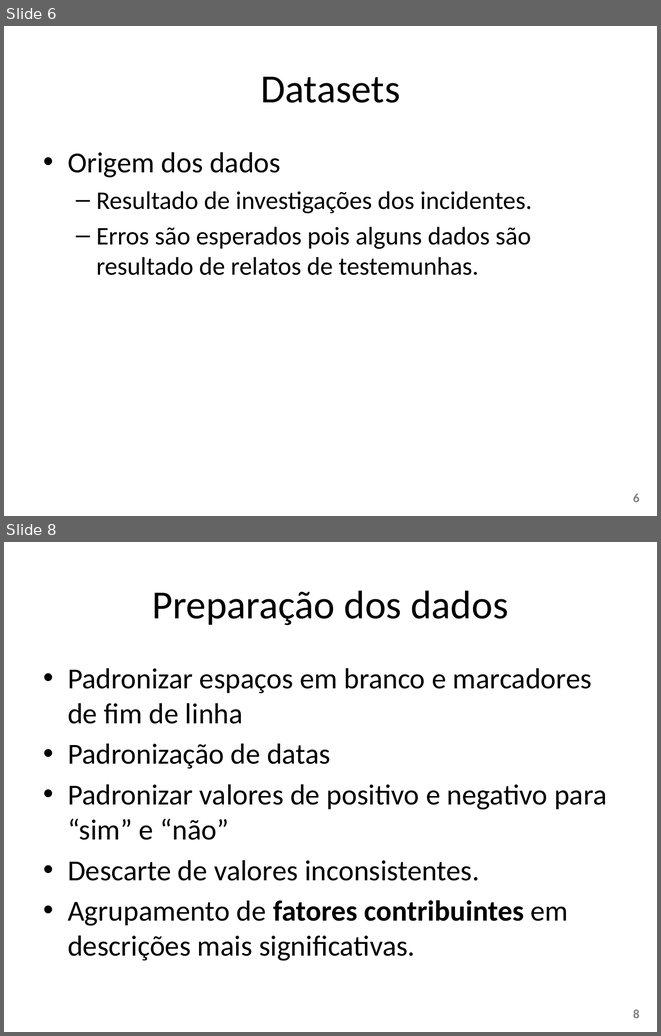
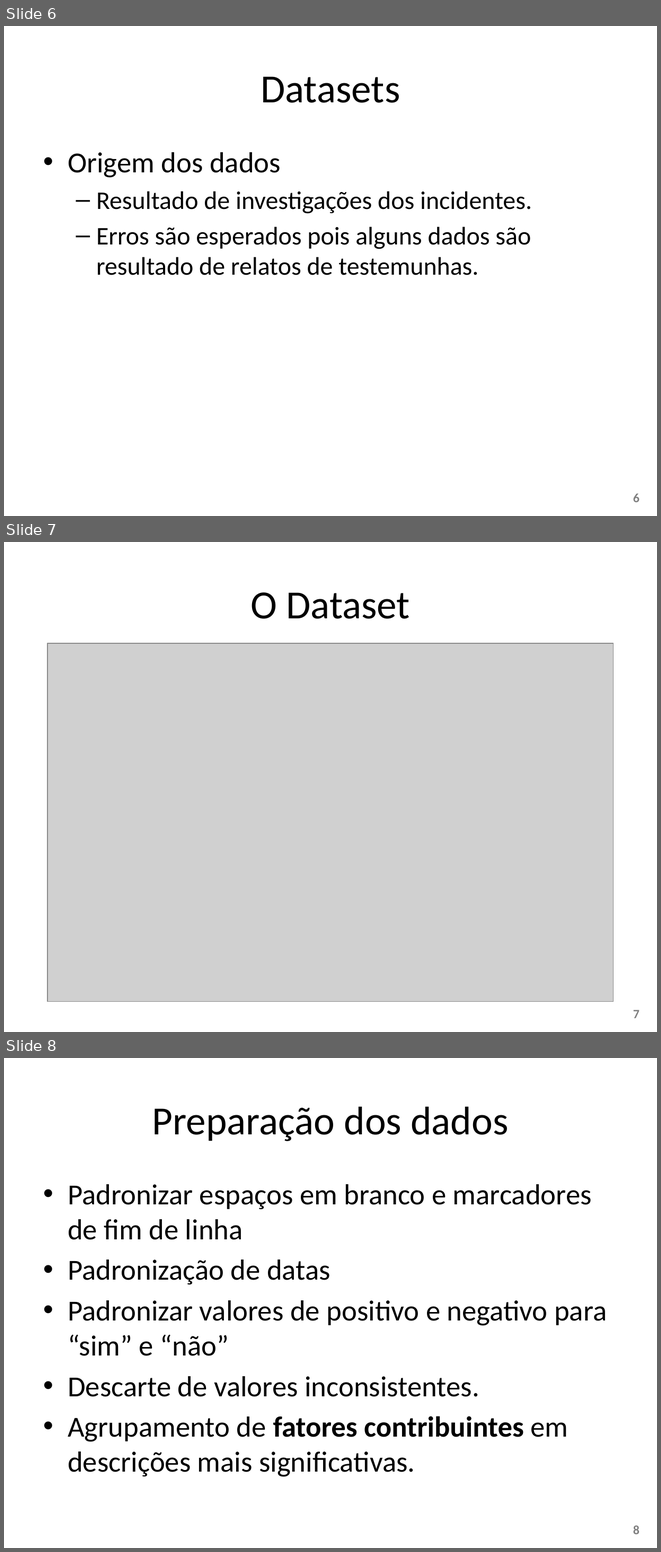
Before and after one commit to W3SS/ciencia-dados, a slide deck: apresentacao ciencia dados.pptx. Shown one above the other, each under a label of ours: slides 6 and 8 before the commit, slides 6, 7 and 8 after it; the slides between them are not shown. The pictures are 661x1036 and 661x1552 pixels, drawn with LibreOffice and Linux fonts; fonts in the diff are those of the drawing; grey boxes stand for pictures. Boxes give left, top, right and bottom in pixels: in the first picture for what was removed or moved away, otherwise in the second. Text is boxed around its words. In the diff, an @@ line names an element or a change of style, - is before the commit and + after.

```diff
--- a/apresentacao ciencia dados.pptx
+++ b/apresentacao ciencia dados.pptx
@@ slide 7 added at bbox=[4, 542, 657, 1032], background #FFFFFF @@
@@ title added at bbox=[251, 592, 410, 619], 44 pt, text #000000 @@
+O Dataset
@@ picture added at bbox=[48, 643, 614, 1002] @@
@@ page number added at bbox=[633, 1009, 639, 1018], 14 pt, text #808080, bold @@
+7
```
Also in this commit, not shown: 6 slides changed, 2 other slides added, 1 slide removed, 5 other files.
